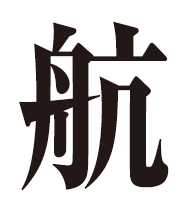
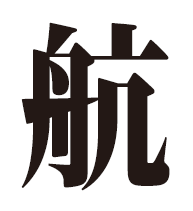
Layered file, before and after one edit (193x211). Changes by layer:
removed layer "航" over [19, 21, 169, 191]
added group "Text" (1st of 2) with 1 layers above "battle_jin_003" over [21, 22, 170, 191]
added layer "Text" (2nd of 2, in "Text") in group "Text" over [21, 22, 170, 191]
